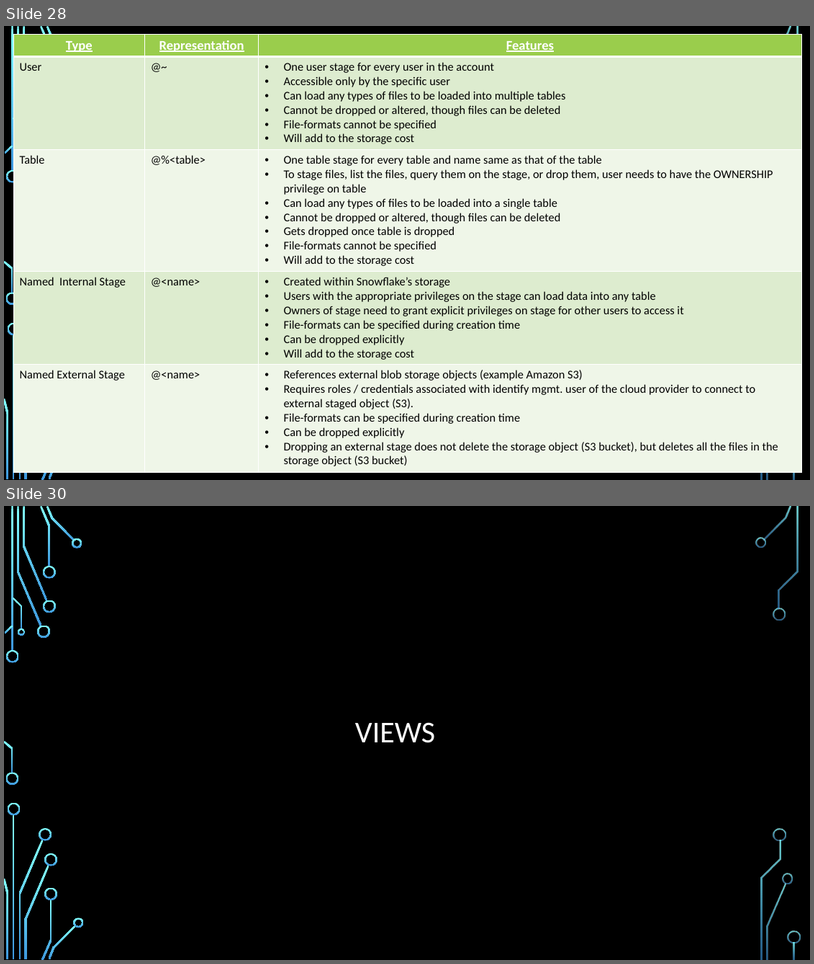
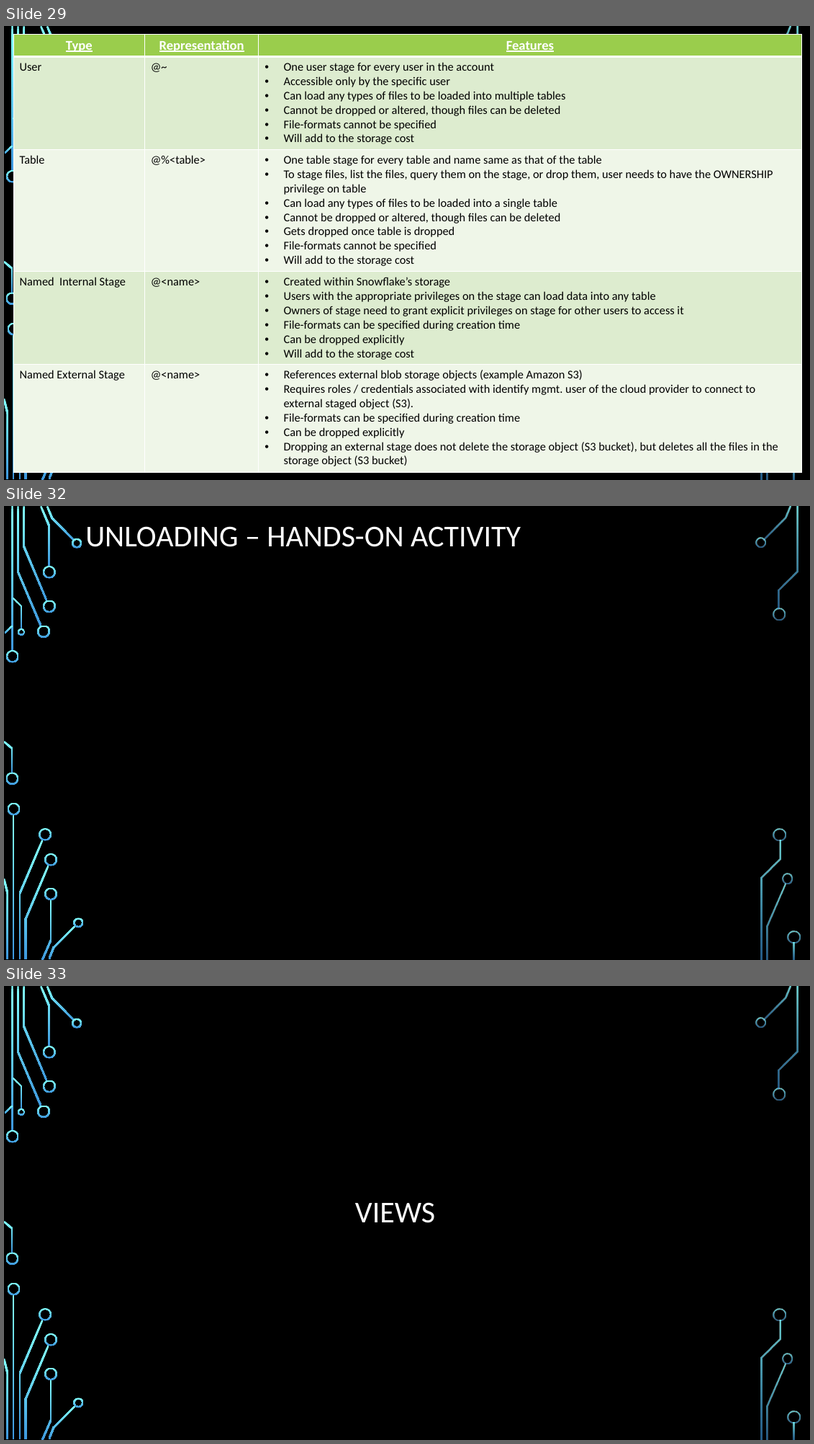
Before and after one commit to paachary/snowflake, a slide deck: Tutorials/Snowflake-Learnings.pptx. Shown one above the other, each under a label of ours: slides 28 and 30 before the commit, slides 29, 32 and 33 after it; the slides between them are not shown. The pictures are 814x964 and 814x1444 pixels, drawn with LibreOffice and Linux fonts; fonts in the diff are those of the drawing; background and template pictures are left out. Boxes give left, top, right and bottom in pixels: in the first picture for what was removed or moved away, otherwise in the second. Text is boxed around its words. In the diff, an @@ line names an element or a change of style, - is before the commit and + after.

```diff
--- a/Tutorials/Snowflake-Learnings.pptx
+++ b/Tutorials/Snowflake-Learnings.pptx
@@ slide 32 added at (4, 506, 810, 960), background picture (left out); not listed: 36 template elements that a slide beside it also shows @@
@@ text added at (85, 526, 521, 547), 36 pt, text #FFFFFF @@
+UNLOADING – HANDS-ON ACTIVITY
@@ what was slide 28 is now slide 29 @@
@@ what was slide 30 is now slide 33 @@
```
Also in this commit, not shown: 2 slides changed, 5 other slides added, 2 slides removed.
